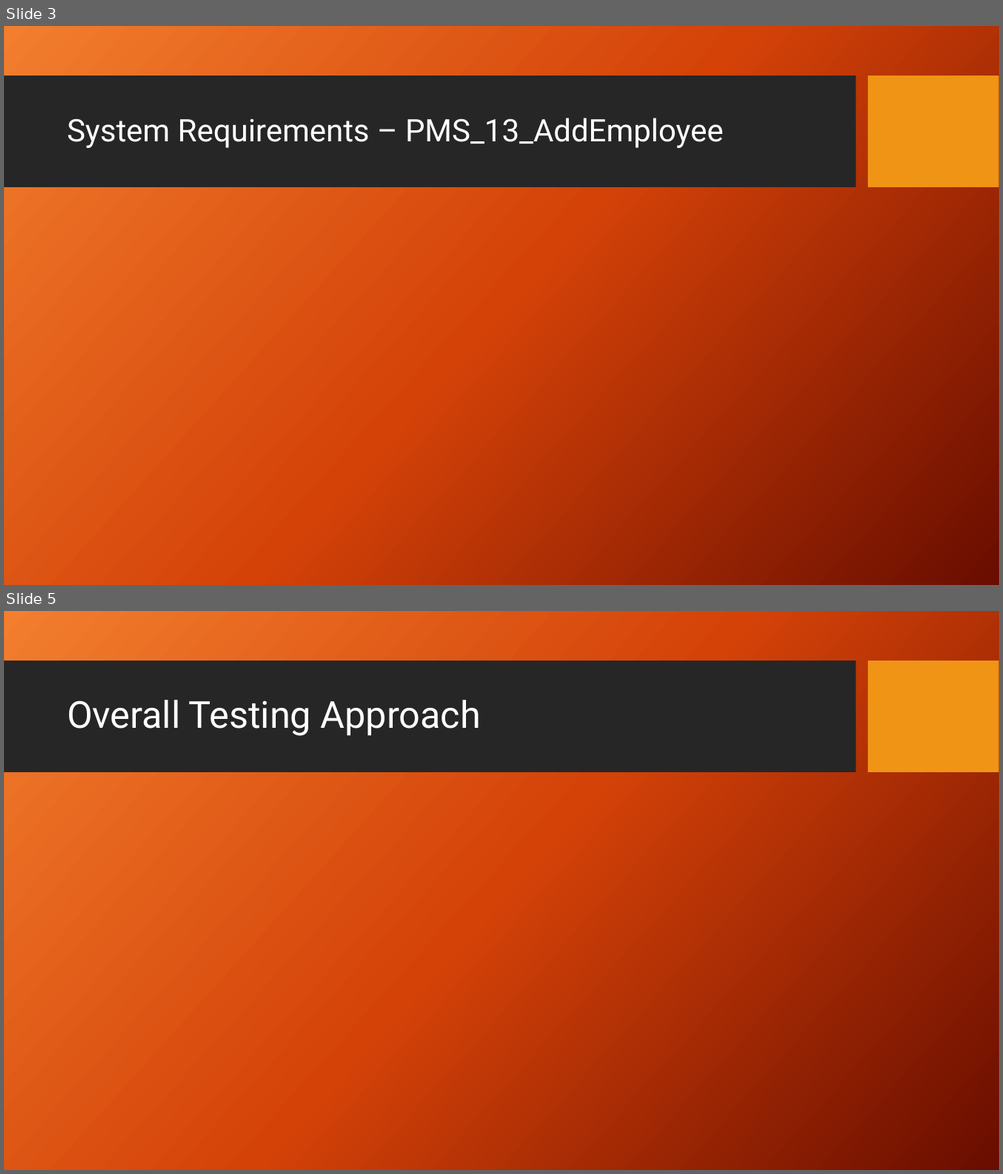
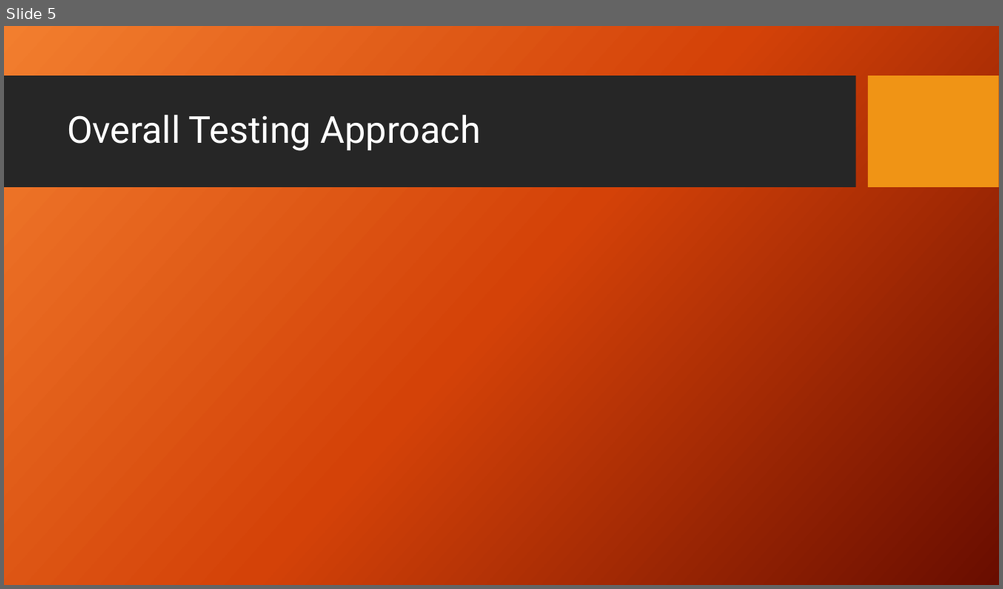
Before and after one commit to zzzzakhar/CEN4072-Team-1, a slide deck: Presentation1.pptx. Shown one above the other, each under a label of ours: slides 3 and 5 before the commit, slide 5 after it; the slides between them are not shown. The pictures are 1003x1174 and 1003x589 pixels, drawn with LibreOffice and Linux fonts; fonts in the diff are those of the drawing; background and template pictures are left out. Boxes give left, top, right and bottom in pixels: in the first picture for what was removed or moved away, otherwise in the second. Text is boxed around its words. In the diff, an @@ line names an element or a change of style, - is before the commit and + after.

```diff
--- a/Presentation1.pptx
+++ b/Presentation1.pptx
@@ slide 3 removed at <box>4,26,999,585</box>, background picture (left out); not listed: 2 template elements that a slide beside it also shows @@
@@ title removed at <box>67,118,723,148</box> @@
-System Requirements – PMS_13_AddEmployee
```
Also in this commit, not shown: 2 slides changed, 2 slides added, 1 other slide removed.
